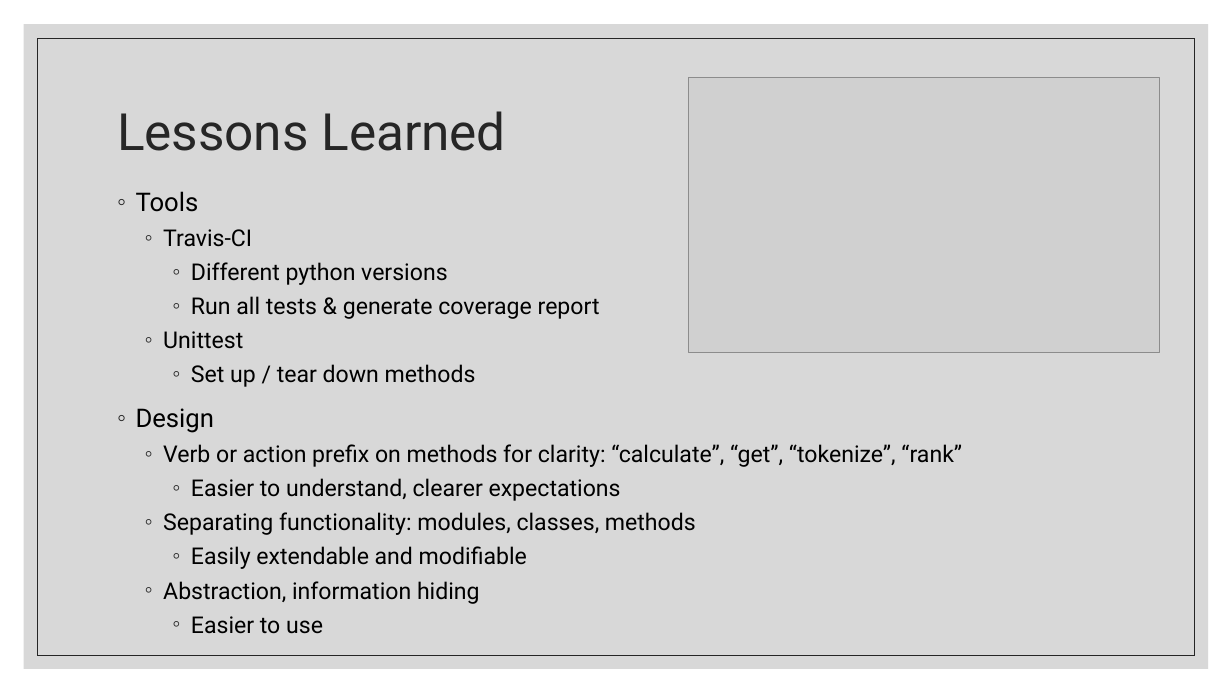
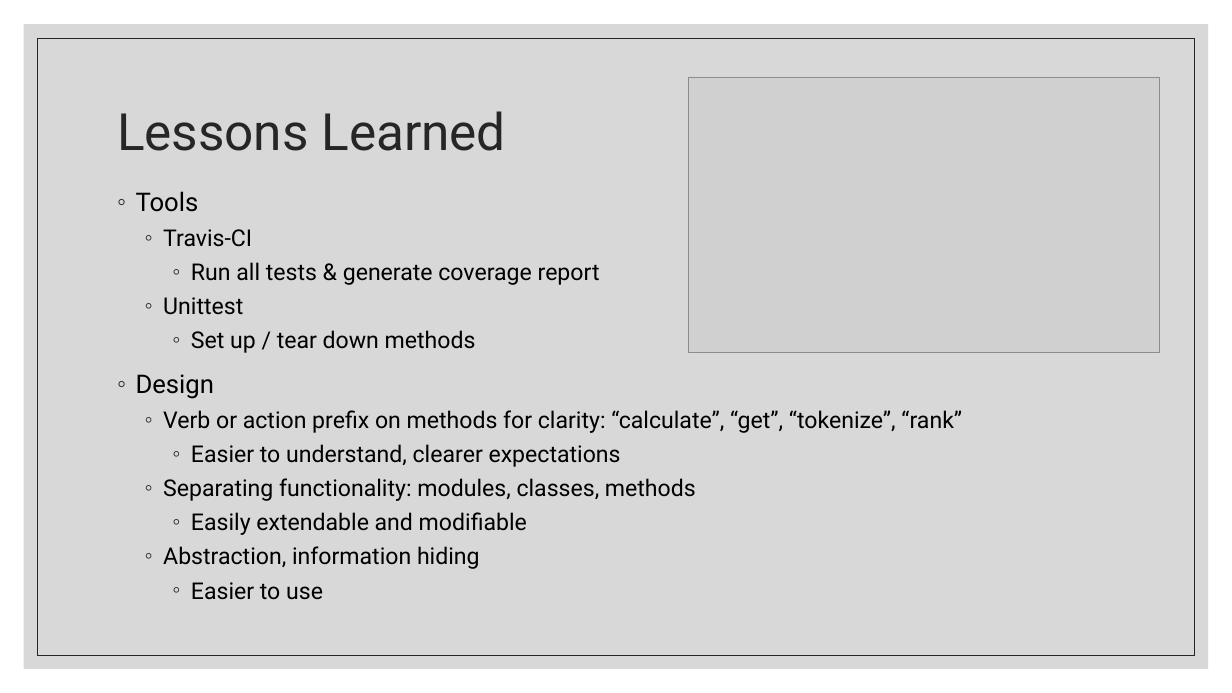
Before and after one commit to NalaniKai/TextSimilarity, a slide deck: slide 10 of docs/Text Similarity.pptx (slide 7 before the commit). Drawn at 1232x693 pixels with LibreOffice and Linux fonts; fonts in the diff are those of the drawing; grey boxes stand for pictures. Boxes give left, top, right and bottom in pixels: in the first picture for what was removed or moved away, otherwise in the second. Text is boxed around its words. In the diff, an @@ line names an element or a change of style, - is before the commit and + after.

```diff
--- a/docs/Text Similarity.pptx
+++ b/docs/Text Similarity.pptx
@@ text at (191, 262, 447, 285): paragraph removed @@
-    ◦ Different python versions
```
Also in this commit, not shown: 1 other slide changed, 5 slides added, 2 slides removed, 3 other files.
